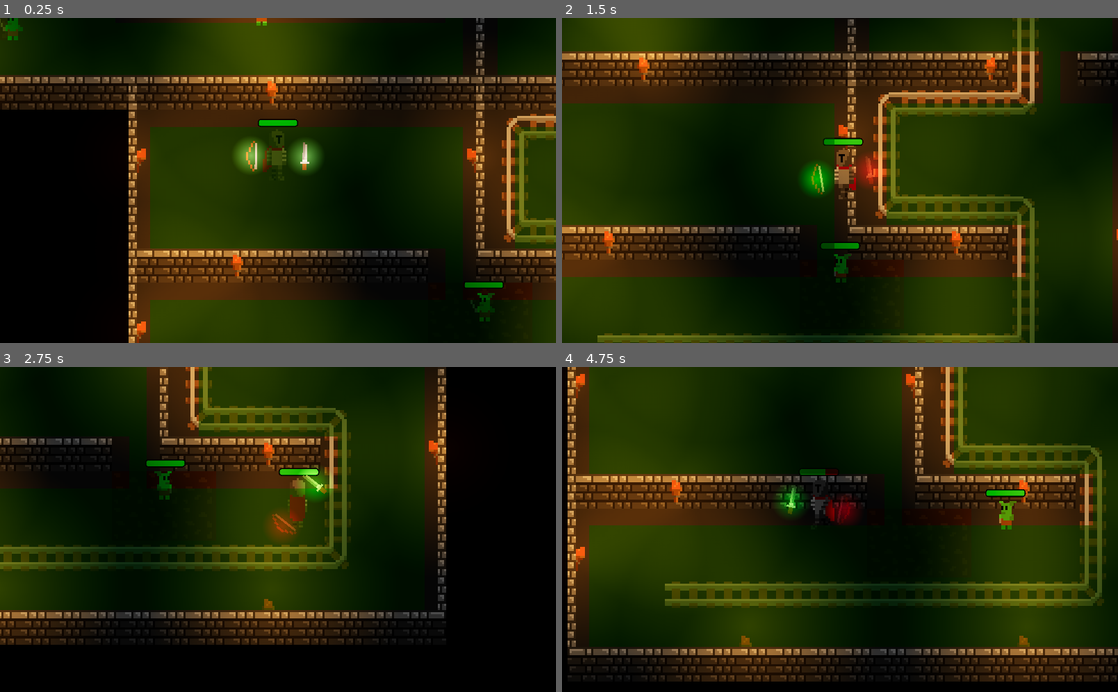
Above: before the commit, frames 1-4 (two rows, left to right).
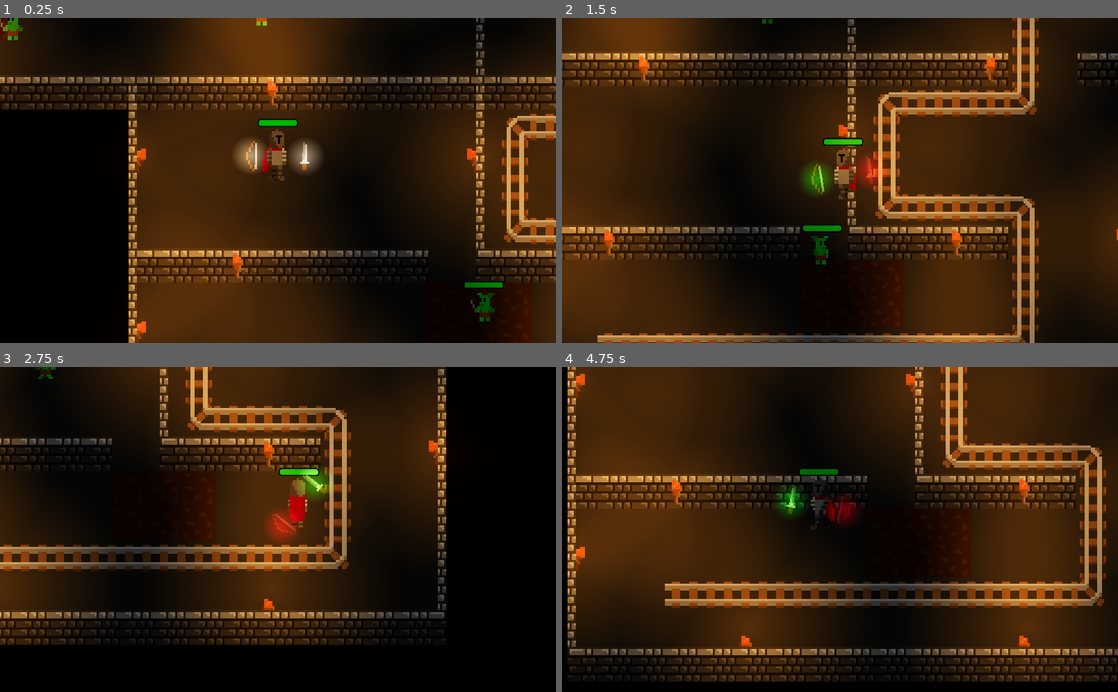
Above: after the commit, the same moments.

Repository: SilverSpace5/gotm-game-jam-23
Game: Godot game, scene res://Game.tscn
The game is run twice, just before and just after one commit, with the same random seed, the same clock (stepped at 60 frames per second) and the same inputs.
Inputs (mouse positions are in pixels of both pictures, inside the frame that each line leads up to):
- Up to frame 1 (0.25 s): no input
- Up to frame 2 (1.5 s): move the mouse to (962, 164) at 0.52 s; hold D (right) 0.53-1.28 s; click (962, 164) at 0.6 s; move the mouse to (728, 196) at 1.27 s; hold S (down) from 1.28 s (still down); tap 2 (bow) at 1.35 s
- Up to frame 3 (2.75 s): move the mouse to (333, 458) at 2.02 s; release S (down) at 2.03 s; hold D (right) from 2.03 s (still down); tap 1 (sword) at 2.1 s
- Up to frame 4 (4.75 s): move the mouse to (812, 594) at 2.77 s; release D (right) at 2.78 s; hold W (up) 2.78-3.53 s; click (812, 594) at 2.85 s; move the mouse to (1006, 578) at 3.52 s; hold A (left) from 3.53 s (still down); tap 2 (bow) at 3.6 s; move the mouse to (673, 480) at 4.27 s; tap 1 (sword) at 4.35 s

The runs differ from the first frame. In frame 1, 25% of the frame differs, in the area x 0-100%, y 0-100%; in frame 2, 37%; in frame 3, 22%; in frame 4, 40%, in the area x 4-100%, y 0-87%.

Commit message:
e

Diff:
--- a/Game.tscn
+++ b/Game.tscn
@@ -284,6 +284,7 @@
 speed = 400.0
 
 [node name="Map" type="TileMap" parent="nav/YSort"]
+visible = false
 modulate = Color( 0.00784314, 1, 0, 0.498039 )
 scale = Vector2( 2, 2 )
 z_index = 1
--- a/Goblin.tscn
+++ b/Goblin.tscn
@@ -307,7 +307,6 @@
 scale_amount_curve = SubResource( 13 )
 color = Color( 1, 0, 0, 1 )
 
-[node name="Node2D" type="Node2D" parent="."]
-position = Vector2( 0, -99 )
-
-[node name="NavigationObstacle2D" type="NavigationObstacle2D" parent="Node2D"]
+[node name="obstacle" type="Node2D" parent="."]
+
+[node name="NavigationObstacle2D" type="NavigationObstacle2D" parent="obstacle"]
